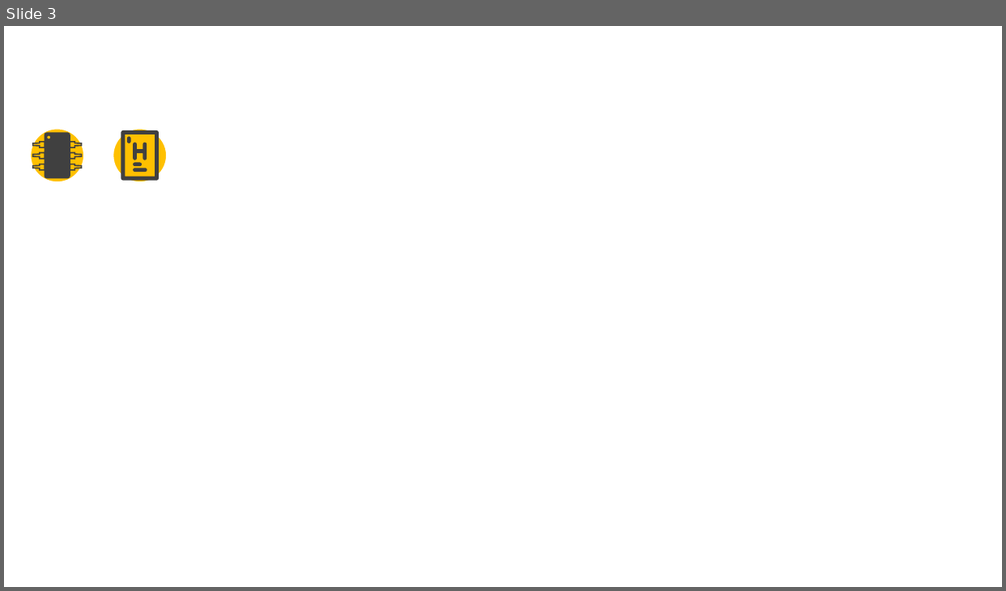
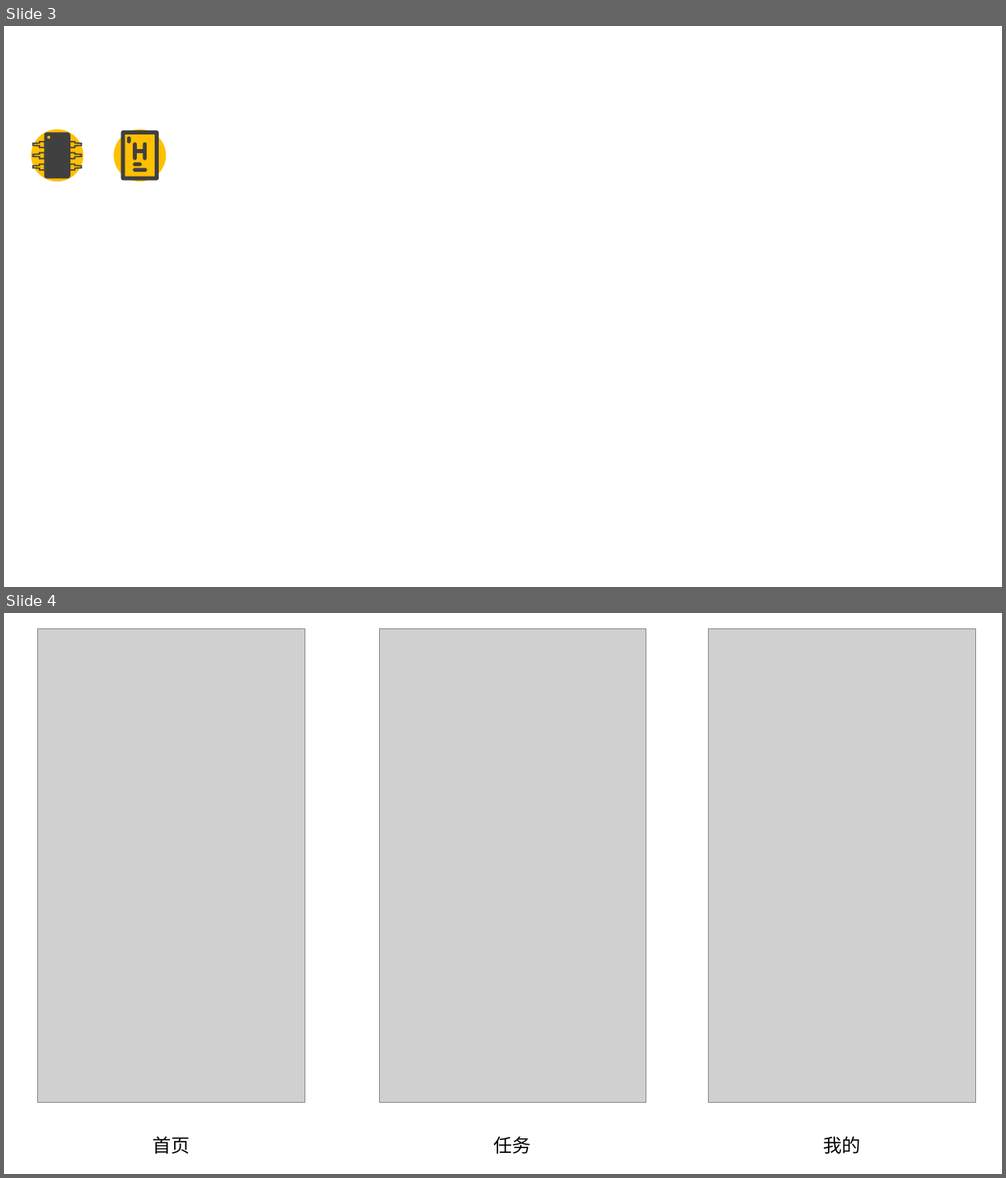
Before and after one commit to goozyshi/Gooit, a slide deck: Gooit自绘图标.pptx. Shown one above the other, each under a label of ours: slide 3 before the commit, slides 3 and 4 after it. The pictures are 1006x591 and 1006x1178 pixels, drawn with LibreOffice and Linux fonts; fonts in the diff are those of the drawing; grey boxes stand for pictures. Boxes give left, top, right and bottom in pixels: in the first picture for what was removed or moved away, otherwise in the second. Text is boxed around its words. In the diff, an @@ line names an element or a change of style, - is before the commit and + after.

```diff
--- a/Gooit自绘图标.pptx
+++ b/Gooit自绘图标.pptx
@@ slide 4 added at (4, 613, 1002, 1174), background #FFFFFF @@
@@ picture added at (38, 628, 305, 1102) @@
@@ picture added at (379, 628, 646, 1102) @@
@@ picture added at (710, 628, 977, 1102) @@
@@ text added at (153, 1136, 190, 1154), 18 pt, text #000000 @@
+首页
@@ text added at (494, 1136, 531, 1154), 18 pt, text #000000 @@
+任务
@@ text added at (824, 1136, 861, 1154), 18 pt, text #000000 @@
+我的
```
Also in this commit, not shown: 1 slide removed, 2 other files.
